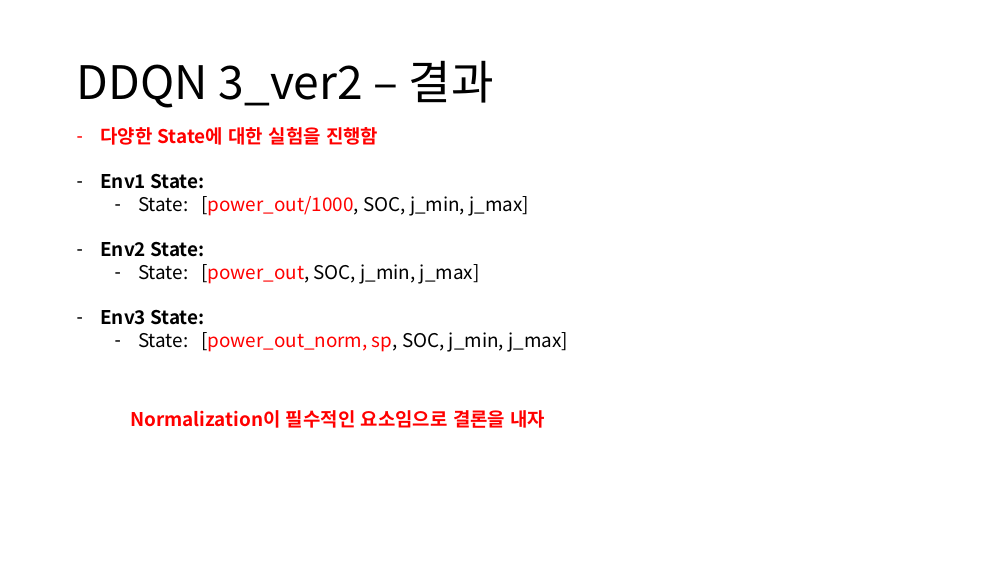
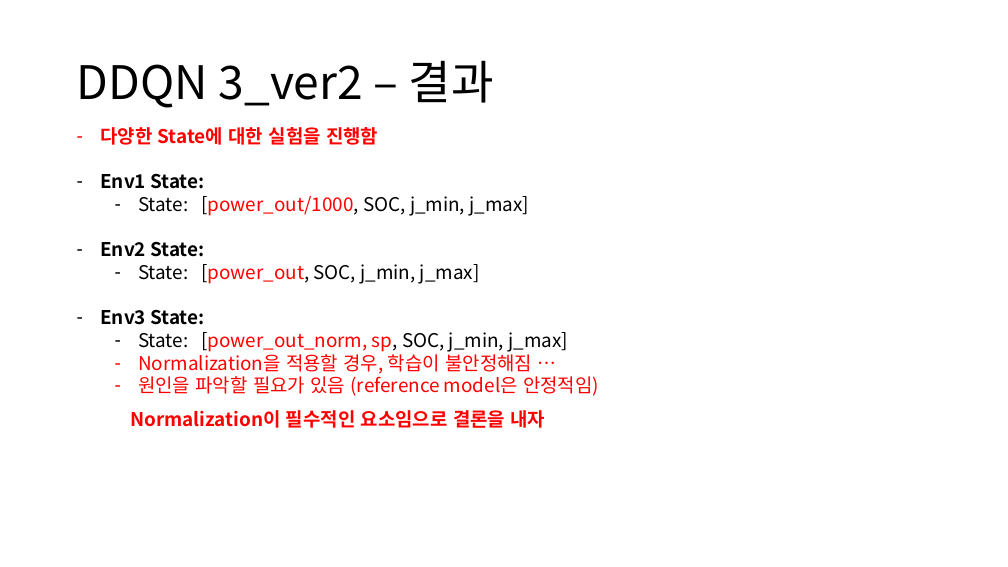
Before and after one commit to zidane89/experiment, a slide deck: slide 5 of 실험정리.pptx. Drawn at 1008x567 pixels with LibreOffice and Linux fonts; fonts in the diff are those of the drawing. Boxes give left, top, right and bottom in pixels: in the first picture for what was removed or moved away, otherwise in the second. Text is boxed around its words. In the diff, an @@ line names an element or a change of style, - is before the commit and + after.

```diff
--- a/실험정리.pptx
+++ b/실험정리.pptx
@@ text at [138,350,599,396]: paragraphs added @@
+  – Normalization을 적용할 경우, 학습이 불안정해짐 …
+  – 원인을 파악할 필요가 있음 (reference model은 안정적임)
```
Also in this commit, not shown: 2 other slides changed, 3 other files.
